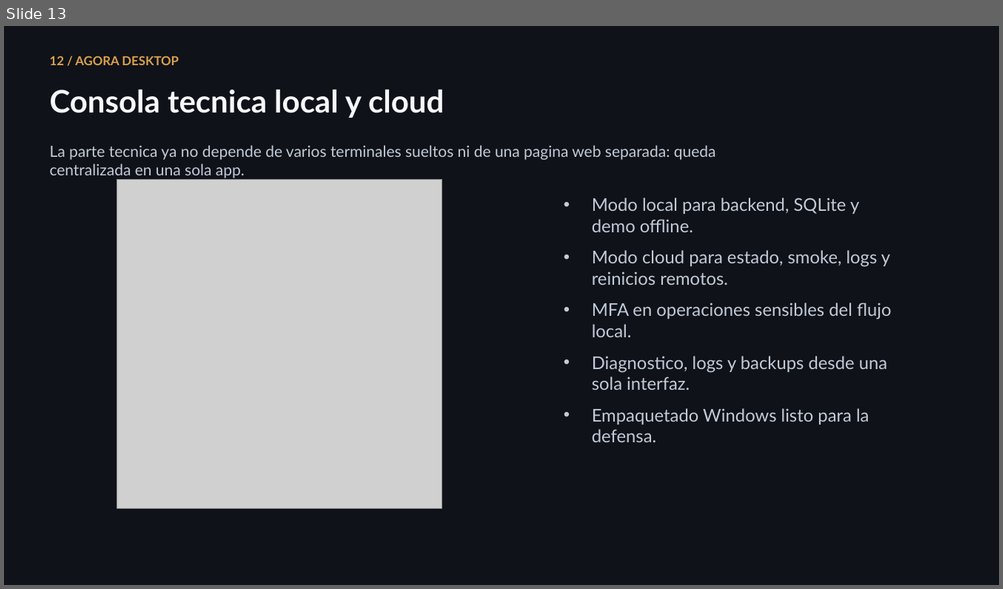
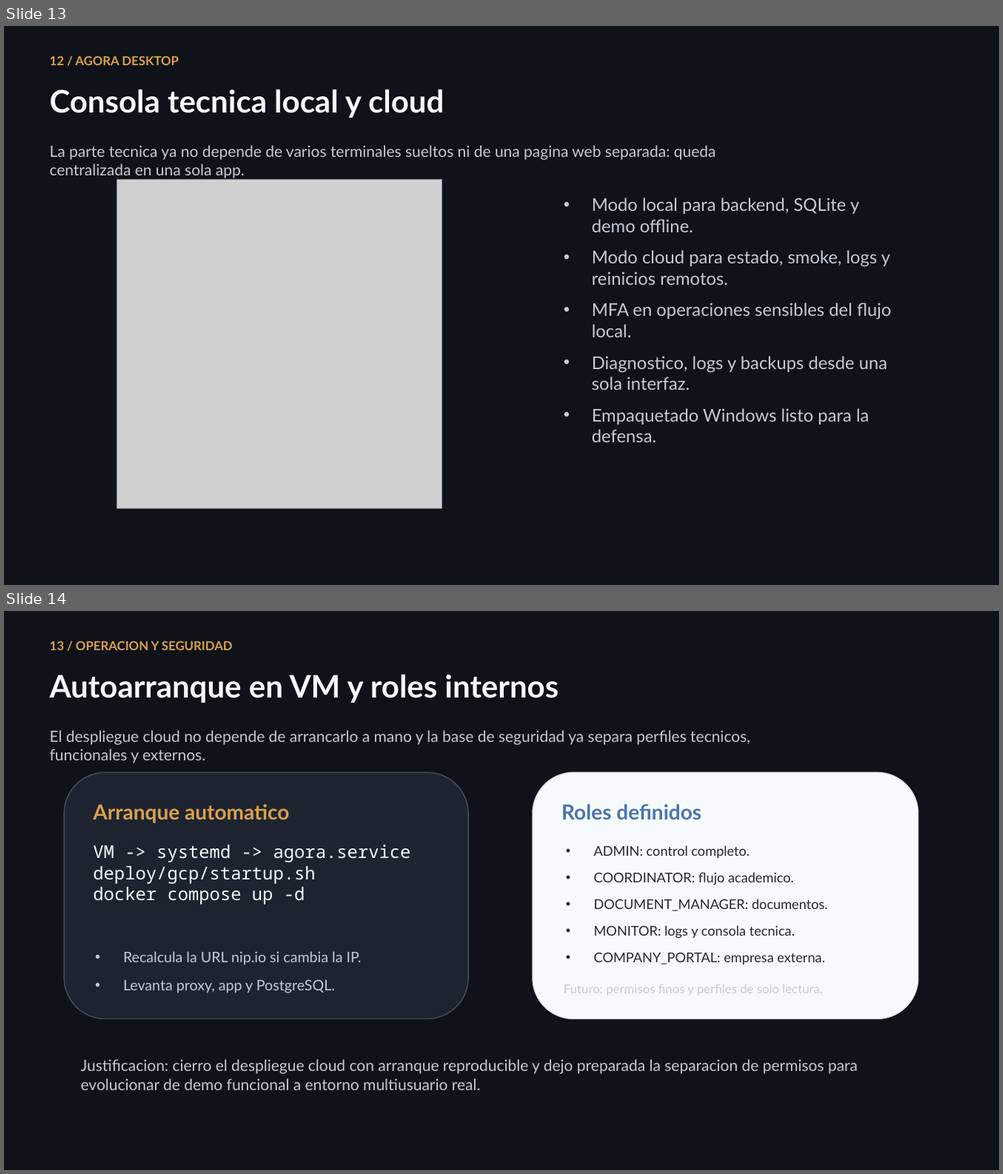
Before and after one commit to lmendez861/TFG-Agora, a slide deck: docs/presentacion-defensa-final.pptx. Shown one above the other, each under a label of ours: slide 13 before the commit, slides 13 and 14 after it. The pictures are 1003x589 and 1003x1174 pixels, drawn with LibreOffice and Linux fonts; fonts in the diff are those of the drawing; grey boxes stand for pictures. Boxes give left, top, right and bottom in pixels: in the first picture for what was removed or moved away, otherwise in the second. Text is boxed around its words. In the diff, an @@ line names an element or a change of style, - is before the commit and + after.

Commit message:
Add VM startup and roles slide to defense deck

```diff
--- a/docs/presentacion-defensa-final.pptx
+++ b/docs/presentacion-defensa-final.pptx
@@ slide 14 added at [4, 611, 999, 1170], background #0F1218 @@
@@ text added at [50, 641, 233, 650], 12 pt, text #DBA14D, bold @@
+13 / OPERACION Y SEGURIDAD
@@ text added at [50, 674, 558, 703], 30 pt, text #F6F8FC, bold @@
+Autoarranque en VM y roles internos
@@ text added at [50, 730, 750, 763], 15 pt, text #C2CBD8 @@
+El despliegue cloud no depende de arrancarlo a mano y la base de seguridad ya separa perfiles tecnicos, funcionales y externos.
@@ rounded rectangle added at [65, 773, 469, 1020], fill #1D2430, outline #424E60 1 pt @@
@@ rounded rectangle added at [532, 773, 918, 1020], fill #F7FAFC, outline #DDE5EE 1 pt @@
@@ text added at [93, 804, 289, 823], 20 pt, text #DBA14D, bold @@
+Arranque automatico
@@ text added at [561, 804, 701, 820], 20 pt, text #4975B0, bold @@
+Roles definidos
@@ text added at [93, 845, 411, 905], 17 pt, text #F6F8FC @@
+VM -> systemd -> agora.service
+deploy/gcp/startup.sh
+docker compose up -d
@@ text added at [594, 846, 828, 965], 13 pt, text #1F2937 @@
+• ADMIN: control completo.
+• COORDINATOR: flujo academico.
+• DOCUMENT_MANAGER: documentos.
+• MONITOR: logs y consola tecnica.
+• COMPANY_PORTAL: empresa externa.
@@ text added at [123, 951, 361, 994], 14 pt, text #C2CBD8 @@
+• Recalcula la URL nip.io si cambia la IP.
+• Levanta proxy, app y PostgreSQL.
@@ text added at [563, 985, 822, 996], 12 pt, text #C2CBD8 @@
+Futuro: permisos finos y perfiles de solo lectura.
@@ text added at [81, 1059, 857, 1091], 15 pt, text #C2CBD8 @@
+Justificacion: cierro el despliegue cloud con arranque reproducible y dejo preparada la separacion de permisos para evolucionar de demo funcional a entorno multiusuario real.
```
Also in this commit, not shown: 9 slides changed, 2 other files.
